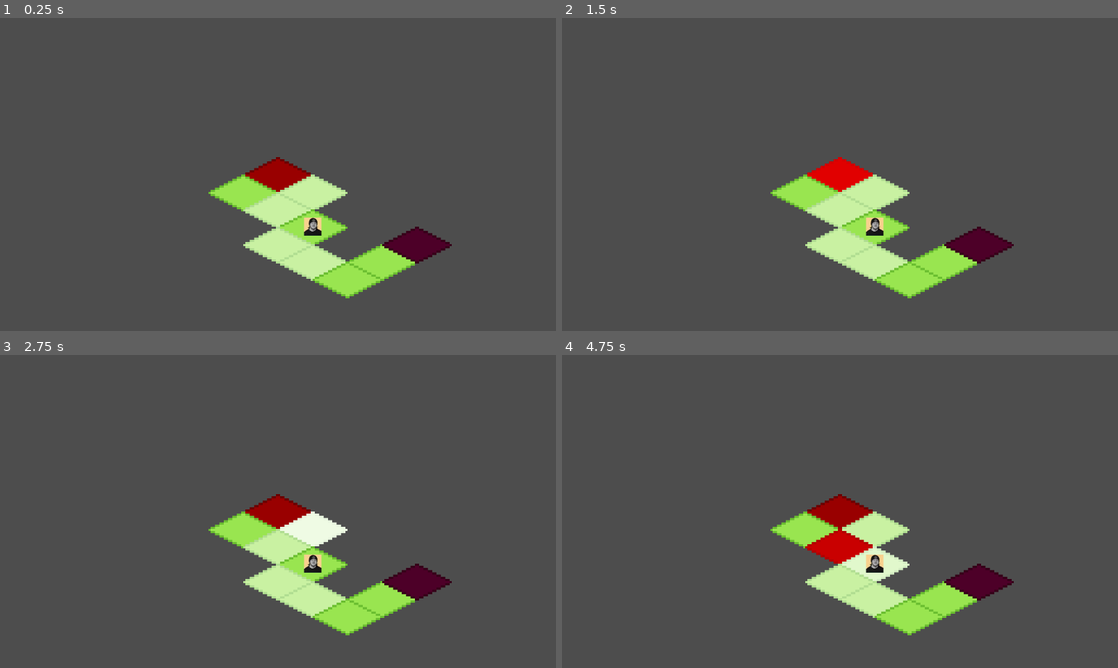
Above: before the commit, frames 1-4 (two rows, left to right).
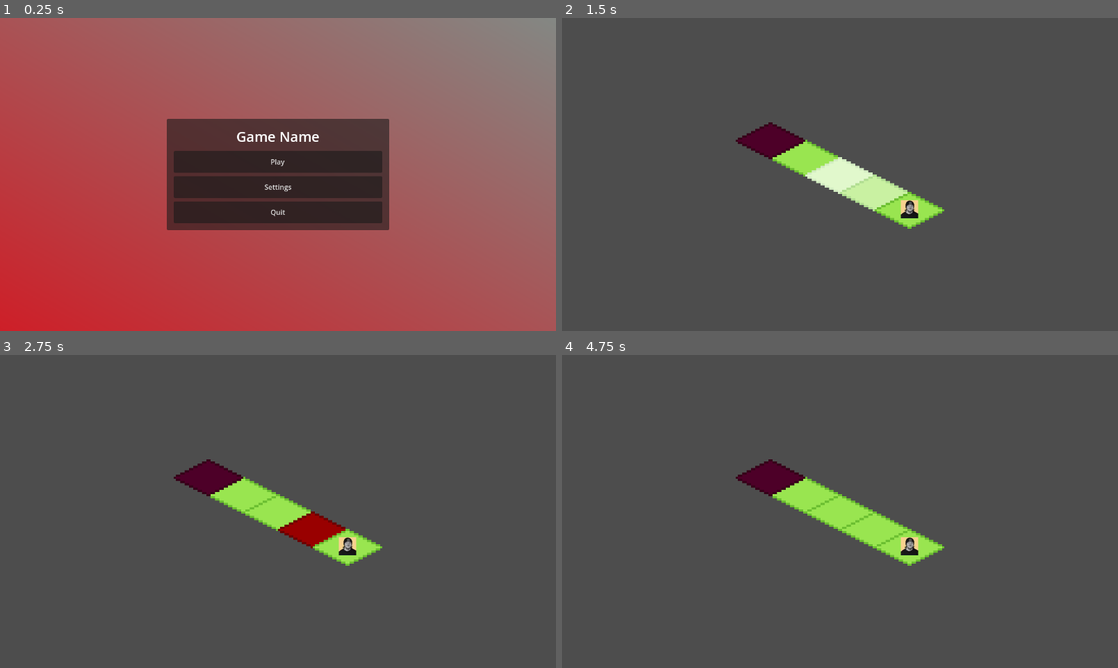
Above: after the commit, the same moments.

Repository: ckuras/GMTK-2023-Fire-Fighter
Game: Godot game, scene res://Scenes/main_menu.tscn
Two runs of this game, one before a commit and one after it. Both use one fixed random seed, a clock stepped at 60 frames per second and the inputs below. Before the commit the project starts from res://Scenes/main.tscn.
Inputs (mouse positions are in pixels of both pictures, inside the frame that each line leads up to):
- Up to frame 1 (0.25 s): no input
- Up to frame 2 (1.5 s): click (840, 161) at 0.5 s, where only the run after the commit has a clickable "Play"; tap Enter at 1.25 s; move the mouse to (840, 174) at 1.27 s; tap Shift at 1.35 s; click (840, 174) at 1.42 s
- Up to frame 3 (2.75 s): tap Space at 1.52, 2, 2.27 s; move the mouse to (311, 530) at 2.02 s; tap Shift at 2.1 s; click (311, 530) at 2.17 s
- Up to frame 4 (4.75 s): tap Enter at 2.75, 4.25 s; move the mouse to (806, 530) at 2.77 s; tap Shift at 2.85, 3.6, 4.35 s; click (806, 530) at 2.92 s; tap Space at 3.5, 3.77, 4.52 s; move the mouse to (840, 545) at 3.52 s; click (840, 545) at 3.67 s; move the mouse to (873, 564) at 4.27 s; click (873, 564) at 4.42 s

The runs differ from the first frame. In frame 1, 99% of the frame differs, in the area x 0-100%, y 0-100%; in frame 2, 8.8%; in frame 3, 9.5%; in frame 4, 9.6%.

Commit message:
Changed main scene to main menu, added delay to win and lose

Diff:
--- a/Scenes/Levels/level_2.tscn
+++ b/Scenes/Levels/level_2.tscn
@@ -24,7 +24,7 @@
 
 [node name="Tile" parent="Board/Tiles" instance=ExtResource("4_40nkd")]
 position = Vector2(0, -16)
-tile_state = 1
+tile_state = 2
 
 [node name="Tile2" parent="Board/Tiles" instance=ExtResource("4_40nkd")]
 position = Vector2(16, -8)
@@ -43,6 +43,7 @@
 
 [node name="Tile6" parent="Board/Tiles" instance=ExtResource("4_40nkd")]
 position = Vector2(-16, 8)
+has_player = true
 tile_id = 3
 
 [node name="Tile7" parent="Board/Tiles" instance=ExtResource("4_40nkd")]
@@ -56,6 +57,7 @@
 [node name="Tile9" parent="Board/Tiles" instance=ExtResource("4_40nkd")]
 position = Vector2(32, 0)
 tile_id = 3
+tile_state = 2
 
 [node name="TurnQueue" parent="." node_paths=PackedStringArray("board", "game_state") instance=ExtResource("5_l3vyr")]
 board = NodePath("../Board")
--- a/Scripts/TurnQueue.gd
+++ b/Scripts/TurnQueue.gd
@@ -17,9 +17,11 @@
 
 	if did_player_win():
 		print("The player won")
+		await get_tree().create_timer(1.0).timeout
 		EventBus.emit_signal("player_won_round")
 	elif did_player_lose():
 		print("Player lost, we should restart the level from the top")
+		await get_tree().create_timer(1.0).timeout
 		EventBus.emit_signal("player_lost_round")
 	else:
 		print("Didn't win, didn't lose, keep it rolling")
--- a/project.godot
+++ b/project.godot
@@ -11,7 +11,7 @@
 [application]
 
 config/name="Fire Fighter"
-run/main_scene="res://Scenes/main.tscn"
+run/main_scene="res://Scenes/main_menu.tscn"
 config/features=PackedStringArray("4.1", "Forward Plus")
 config/icon="res://icon.svg"
 
